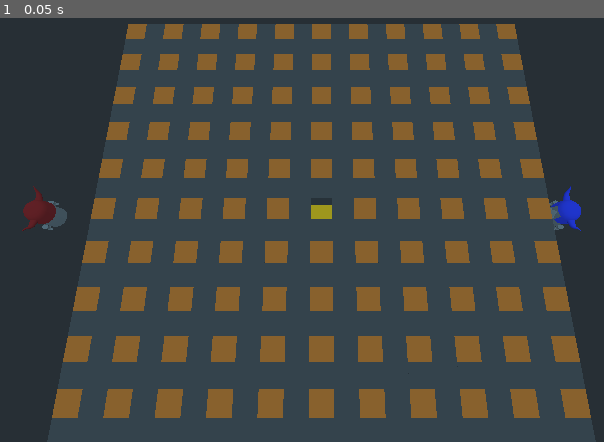
Above: before the commit, frame 1.
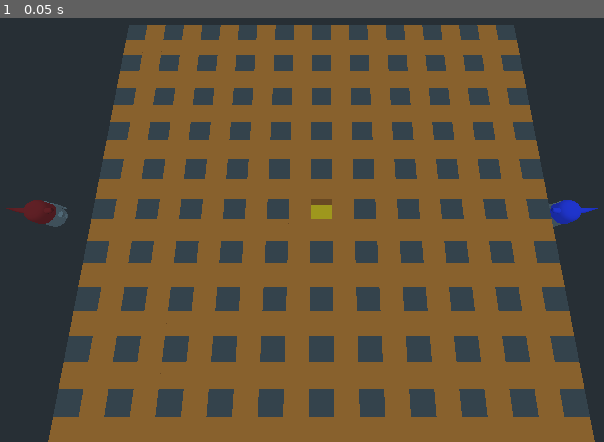
Above: after the commit, the same moment.

Repository: voidexp/ggj23
Game: Godot game, scene res://main.tscn
The game is run twice, just before and just after one commit, with the same random seed, the same clock (stepped at 60 frames per second) and the same inputs.
Inputs:
- Up to frame 1 (0.05 s): no input

The runs differ from the first frame. In frame 1, 75% of the frame differs, in the area x 0-100%, y 1-100%.

Commit message:
Kill all is and js

Diff:
--- a/game/grid_block.gd
+++ b/game/grid_block.gd
@@ -13,7 +13,9 @@
 	name = '_'.join([name, str(row_id), str(col_id)])
 
 func queue_free():
+
 	emit_signal("destroyed", row_id, col_id)
+	.queue_free()
 
 
 # Called every frame. 'delta' is the elapsed time since the previous frame.
--- a/game/level_map.gd
+++ b/game/level_map.gd
@@ -6,8 +6,8 @@
 export(PackedScene) var rock_block
 export(PackedScene) var gold_block
 
-export var size_x = 21
-export var size_z = 21
+export var col_count = 21
+export var row_count = 21
 
 const GROUND_THICKNESS = 0.1
 var BLOCK_TYPES_MAP = {
@@ -19,23 +19,23 @@
 var __tile_map = []
 var __a_star = AStar.new()
 
-func clear_block(i, j):
-	__tile_map[i][j] = BLOCK_TYPE.NONE
+func clear_block(row_id, col_id):
+	__tile_map[row_id][col_id] = BLOCK_TYPE.NONE
 
-	var curr_block_id = __get_block_id(i, j)
-	__a_star.add_point(curr_block_id, Vector2(j, j))
+	var curr_block_id = __get_block_id(row_id, col_id)
+	__a_star.add_point(curr_block_id, Vector3(col_id, 0, row_id))
 
-	for free_neighbour in __get_free_neighbours(i, j):
+	for free_neighbour in __get_free_neighbours(row_id, col_id):
 		var neigbour_id = __get_block_id(free_neighbour.x, free_neighbour.y)
 		__a_star.connect_points(curr_block_id, neigbour_id)
 
-	var _dbg_connected = __a_star.are_points_connected(0, curr_block_id)
-	print_debug("Destroyed block (%i, %i), coonected".format(i, j), _dbg_connected)
+	var _dbg_connected = __a_star.are_points_connected(1, curr_block_id)
+	print_debug("Destroyed block (%d, %d), coonected with 0, 1: " % [row_id, col_id], _dbg_connected)
 
 func _ready():
 	__import_block_types()
 	__init_ground()
-	__init_tiles()
+	__generate_tiles()
 
 func __import_block_types():
 	BLOCK_TYPES_MAP = {
@@ -44,45 +44,44 @@
 	BLOCK_TYPE.GOLD: gold_block
 }
 
-func __init_tiles():
-	assert(size_x % 2 == 1)
-	var start_x = -size_x / 2
-	var start_z = -size_z / 2
-	var y_pos = GROUND_THICKNESS / 2
+func __generate_tiles():
+	assert(col_count % 2 == 1)
+	var start_x = -col_count / 2
+	var start_z = -row_count / 2
 
-	for i in range(size_x):
+	for row_id in range(row_count):
 		var row = []
 		__tile_map.append(row)
 
-		for j in range(size_z):
-			var position = Vector3(start_x + i, y_pos, start_z + j)
-			var block_type = __generate_block_type_by_position(i, j)
+		for col_id in range(col_count):
+			var position = Vector3(start_x + row_id, 0, start_z + col_id)
+			var block_type = __generate_block_type_by_position(row_id, col_id)
 			row.append(block_type)
 
 			var new_block = BLOCK_TYPES_MAP[block_type].instance() as GridBlock
-			new_block.col_id = i
-			new_block.row_id = j
+			new_block.row_id = row_id
+			new_block.col_id = col_id
 
 			add_child(new_block)
 			new_block.translate(position)
 			new_block.connect("destroyed", self, "_on_GridBlock_destroyed")
 
 func __generate_block_type_by_position(i, j):
-	if i == ceil(size_x / 2) and j == ceil(size_z / 2):
+	if i == ceil(col_count / 2) and j == ceil(row_count / 2):
 		return BLOCK_TYPE.GOLD
 	if (i % 2 == 1) or (j % 2 == 1):
-		return BLOCK_TYPE.SOIL
-	return BLOCK_TYPE.ROCK
+		return BLOCK_TYPE.ROCK
+	return BLOCK_TYPE.SOIL
 
 func __init_ground():
-	var ground_size = Vector3(size_x / 2, GROUND_THICKNESS / 2, size_z / 2)
+	var ground_size = Vector3(col_count / 2, GROUND_THICKNESS / 2, row_count / 2)
 	$Ground/CollisionShape.shape.extents = ground_size
 
-func _on_GridBlock_destroyed(i, j):
-	clear_block(i, j)
+func _on_GridBlock_destroyed(row_id, col_id):
+	clear_block(row_id, col_id)
 
-func __get_block_id(x, z):
-	return z * size_x + x
+func __get_block_id(row_id, col_id):
+	return row_id * col_count + col_id
 
 func __get_free_neighbours(i, j):
 	var result = []
@@ -98,9 +97,9 @@
 		result.append(Vector2(i - 1, j))
 	if j > 0:
 		result.append(Vector2(i, j- 1))
-	if i < size_x - 1:
+	if i < col_count - 1:
 		result.append(Vector2(i + 1, j))
-	if j < size_z - 1:
+	if j < row_count - 1:
 		result.append(Vector2(i, j + 1))
 
 	return result
--- a/game/player.tscn
+++ b/game/player.tscn
@@ -15,3 +15,8 @@
 shape = SubResource( 1 )
 
 [node name="Model" parent="." instance=ExtResource( 2 )]
+transform = Transform( -4.37114e-08, 0, -1, 0, 1, 0, 1, 0, -4.37114e-08, 0, 0, 0 )
+
+[node name="RayCast" type="RayCast" parent="."]
+enabled = true
+cast_to = Vector3( 0, 0, -1 )
